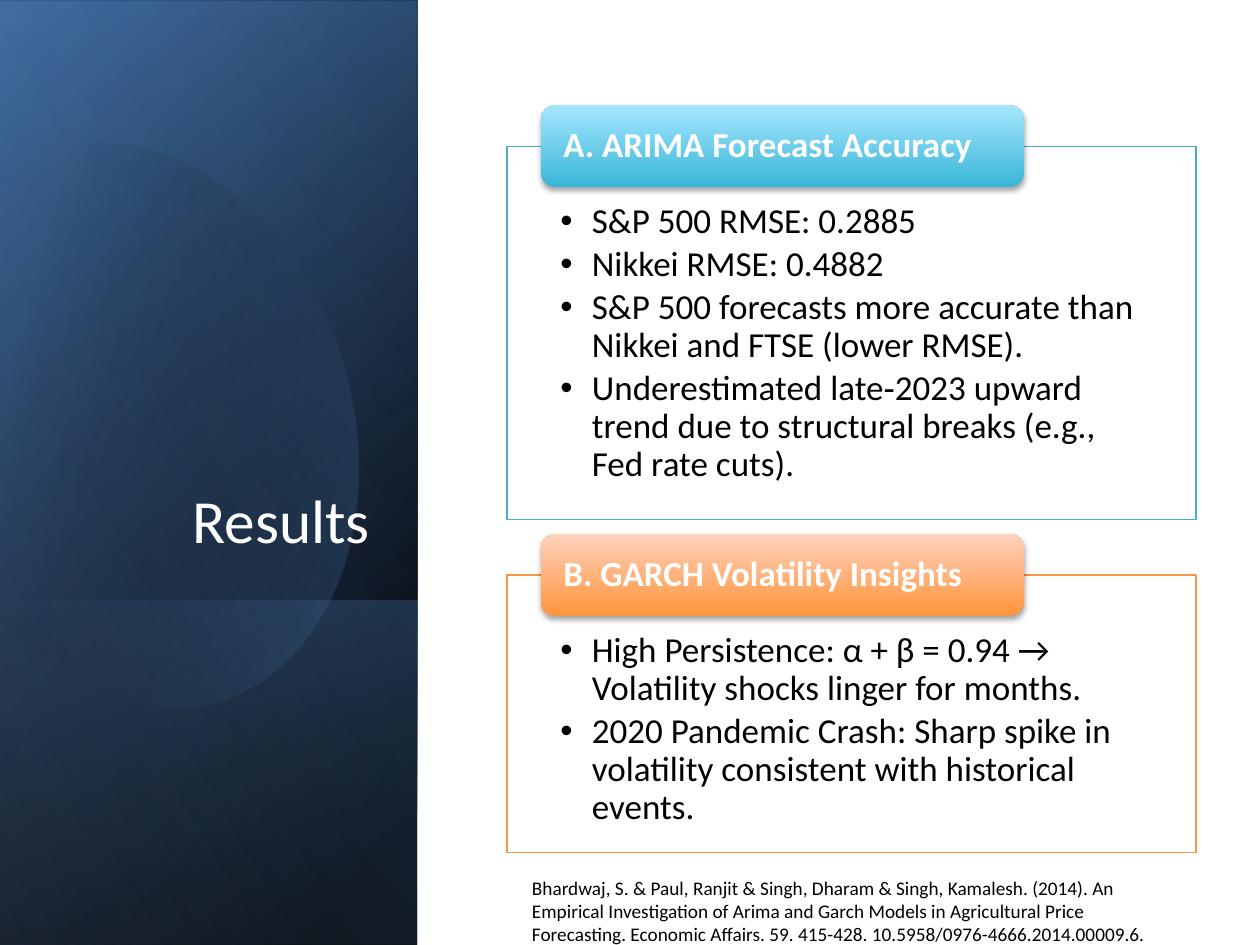
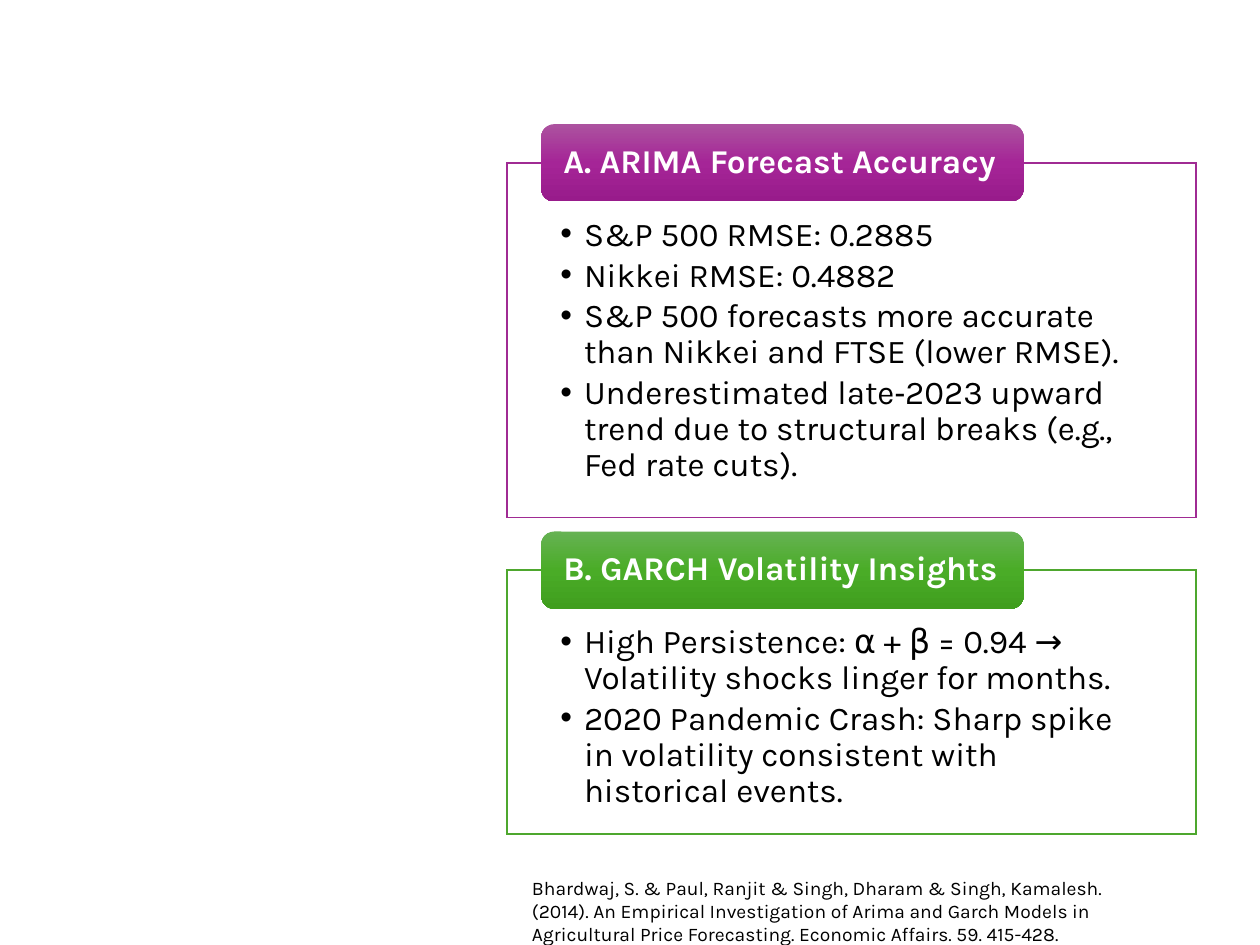
Before and after one commit to AzizbekMuminoff/TimeSeries, a slide deck: slide 7 of Comparative_Volatility_Analysis.pptx (slide 6 before the commit). Drawn at 1260x945 pixels with LibreOffice and Linux fonts; fonts in the diff are those of the drawing. Boxes give left, top, right and bottom in pixels: in the first picture for what was removed or moved away, otherwise in the second. Text is boxed around its words. In the diff, an @@ line names an element or a change of style, - is before the commit and + after.

```diff
--- a/Comparative_Volatility_Analysis.pptx
+++ b/Comparative_Volatility_Analysis.pptx
@@ rectangle removed at [1, 0, 418, 944] @@
@@ rectangle removed at [1, 2, 418, 945] @@
@@ rectangle removed at [1, 0, 418, 944] @@
@@ freeform shape removed at [0, 89, 423, 754] @@
@@ rounded rectangle: place and size @@
-rounded rectangle at [542, 106, 1024, 188]
+rounded rectangle at [542, 125, 1024, 202]
@@ rounded rectangle at [542, 125, 1024, 202]: fill gradient #39B7D8 to #A7E6FF to gradient #AC53A0 to #A62598 to #991C8B; shadow off @@
@@ text "A. ARIMA Forecast Accuracy" at [563, 151, 995, 181]: size 20 to 19 pt, font Calibri to Karla @@
@@ text "A. ARIMA Forecast Accuracy": place and size @@
-text "A. ARIMA Forecast Accuracy" at [563, 134, 972, 163]
+text "A. ARIMA Forecast Accuracy" at [563, 151, 995, 181]
@@ text "S&P 500 RMSE: 0.2885": place and size @@
-text "S&P 500 RMSE: 0.2885" at [592, 209, 1133, 481]
+text "S&P 500 RMSE: 0.2885" at [584, 224, 1119, 480]
@@ text "S&P 500 RMSE: 0.2885" at [584, 224, 1119, 480]: size 20 to 19 pt, font Calibri to Karla; indent changed @@
@@ rectangle: place and size @@
-rectangle at [507, 146, 1196, 519]
+rectangle at [507, 163, 1196, 517]
@@ rectangle at [507, 163, 1196, 517]: outline #4BACC6 0.75 pt to #A02B93 1 pt @@
@@ title removed at [192, 500, 369, 544] @@
-Results
@@ rounded rectangle: place and size @@
-rounded rectangle at [542, 534, 1024, 616]
+rounded rectangle at [542, 532, 1024, 609]
@@ rounded rectangle at [542, 532, 1024, 609]: fill gradient #FF953E to #FFD2BD to gradient #66B354 to #4BAD28 to #409F1E; shadow off @@
@@ text "B. GARCH Volatility Insights" at [563, 556, 998, 589]: size 20 to 19 pt, font Calibri to Karla @@
@@ text "High Persistence: α + β ..." at [584, 627, 1112, 803]: size 20 to 19 pt, font Calibri to Karla; indent changed @@
@@ rectangle: place and size @@
-rectangle at [507, 575, 1196, 852]
+rectangle at [507, 571, 1196, 834]
@@ rectangle at [507, 571, 1196, 834]: outline #F79646 0.75 pt to #4EA72E 1 pt @@
@@ rectangle removed at [1, 600, 418, 945] @@
@@ text "Bhardwaj, S. & Paul, Ranjit ..." at [532, 881, 1101, 945]: font Calibri to Karla @@
```
Also in this commit, not shown: 7 other slides changed, 1 slide added.
